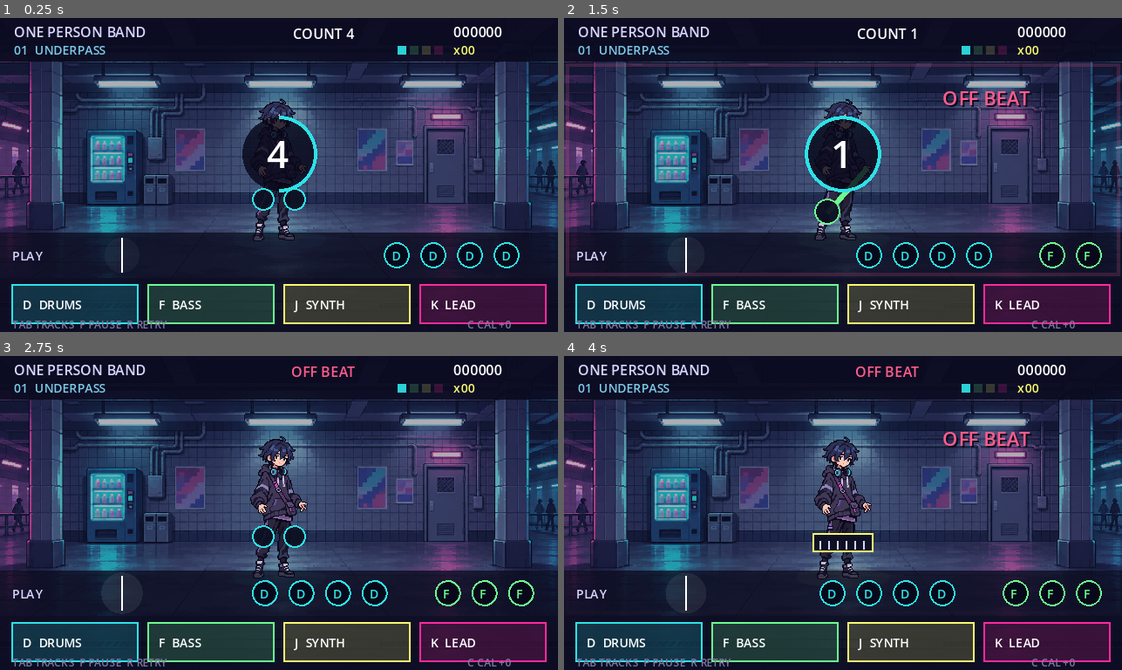
Above: before the commit, frames 1-4 (two rows, left to right).
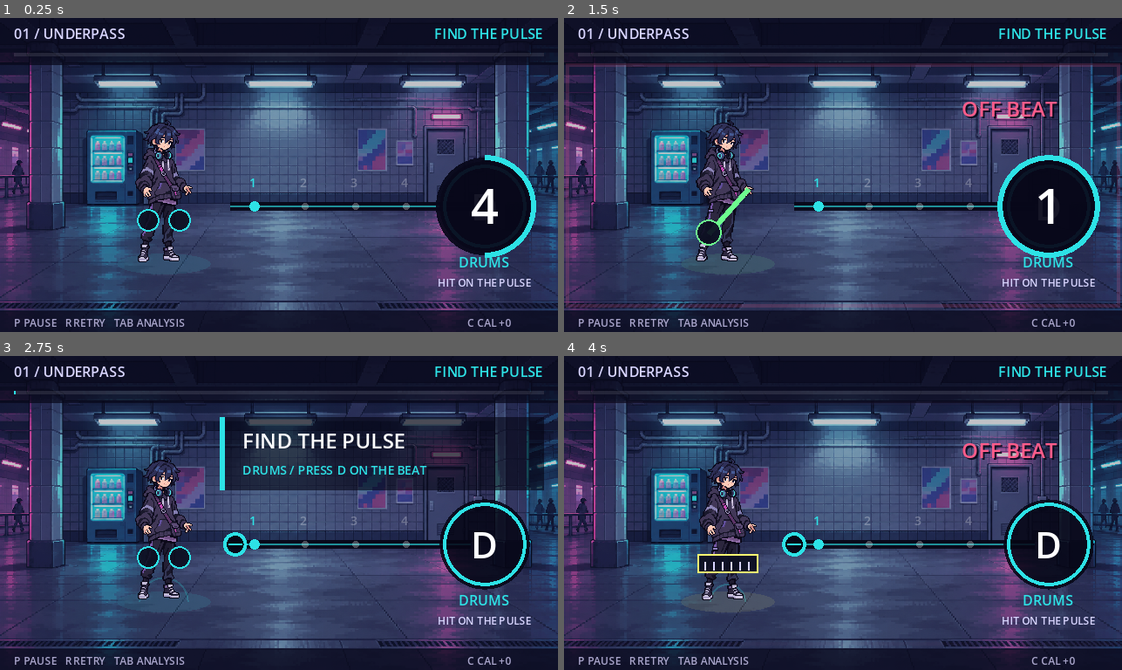
Above: after the commit, the same moments.

Repository: fatjiao/beatspell-game
Game: Godot game, scene res://scenes/prototype/prototype_stage.tscn
Two runs of this game, one before a commit and one after it. Both use one fixed random seed, a clock stepped at 60 frames per second and the inputs below. Sound files missing from this copy of the repository are replaced by a short silence.
Inputs:
- Up to frame 1 (0.25 s): no input
- Up to frame 2 (1.5 s): tap Enter (ui_accept) at 0.5 s; hold Enter (ui_accept) 0.53-1.28 s; tap F (instrument_bass) at 1.35 s
- Up to frame 3 (2.75 s): tap Enter (ui_accept) at 1.52, 1.55, 1.82, 2.3 s; hold D (instrument_drums) from 2.03 s (still down)
- Up to frame 4 (4 s): release D (instrument_drums) at 2.78 s; tap K (instrument_lead) at 2.85 s; tap Enter (ui_accept) at 3.02, 3.05, 3.32 s; hold Enter (ui_accept) from 3.53 s (still down); tap J (instrument_synth) at 3.6 s

The runs differ from the first frame. In frame 1, 40% of the frame differs, in the area x 0-100%, y 2-99%; in frame 2, 40%; in frame 3, 50%; in frame 4, 39%.

Commit message:
feat: redesign stage around a single rhythm focus

Diff:
--- /dev/null
+++ b/scripts/presentation/stage_director.gd
@@ -0,0 +1,54 @@
+extends RefCounted
+
+const SECTIONS := [
+	{
+		"id": "drums",
+		"start_ms": 0,
+		"instrument": "drums",
+		"key": "D",
+		"title": "FIND THE PULSE",
+		"instruction": "DRUMS / PRESS D ON THE BEAT",
+	},
+	{
+		"id": "bass",
+		"start_ms": 4000,
+		"instrument": "bass",
+		"key": "F",
+		"title": "ADD THE WEIGHT",
+		"instruction": "BASS / PRESS F ON THE BEAT",
+	},
+	{
+		"id": "synth",
+		"start_ms": 6500,
+		"instrument": "synth",
+		"key": "J",
+		"title": "LIGHT THE TUNNEL",
+		"instruction": "SYNTH / PRESS J ON THE BEAT",
+	},
+	{
+		"id": "lead",
+		"start_ms": 9000,
+		"instrument": "lead",
+		"key": "K",
+		"title": "CALL THE CROWD",
+		"instruction": "LEAD / PRESS K ON THE BEAT",
+	},
+	{
+		"id": "ensemble",
+		"start_ms": 12000,
+		"instrument": "ensemble",
+		"key": "",
+		"title": "ONE PERSON. FULL BAND.",
+		"instruction": "FOLLOW THE COLOR / FOLLOW THE KEY",
+	},
+]
+
+
+func section_at(time_ms: int) -> Dictionary:
+	var safe_time := maxi(0, time_ms)
+	var current: Dictionary = SECTIONS[0]
+	for section in SECTIONS:
+		if safe_time < int(section.start_ms):
+			break
+		current = section
+	return current
--- a/scripts/prototype/prototype_stage.gd
+++ b/scripts/prototype/prototype_stage.gd
@@ -3,6 +3,7 @@
 const ChartLoaderScript = preload("res://scripts/rhythm/chart_loader.gd")
 const RhythmJudgeScript = preload("res://scripts/rhythm/rhythm_judge.gd")
 const SettingsStore = preload("res://scripts/settings/settings_store.gd")
+const StageDirectorScript = preload("res://scripts/presentation/stage_director.gd")
 const SUBWAY_BACKGROUND: Texture2D = preload("res://assets/art/subway/subway_background.png")
 const LOOP_IDLE: Texture2D = preload("res://assets/art/loop/loop_idle.png")
 
@@ -59,6 +60,11 @@
 var _good_count := 0
 var _miss_count := 0
 var _bad_tap_count := 0
+var _director = StageDirectorScript.new()
+var _current_section_id := ""
+var _section_transition_until := 0
+var _glitch_until := 0
+var _hit_burst_until := 0
 
 
 func _ready() -> void:
@@ -87,6 +93,7 @@
 			- AudioServer.get_output_latency()
 		) * 1000.0))
 		_update_music_layers()
+	_update_stage_direction()
 	if not _finished:
 		_update_metronome()
 		_consume_expired_events()
@@ -148,6 +155,10 @@
 	_good_count = 0
 	_miss_count = 0
 	_bad_tap_count = 0
+	_current_section_id = ""
+	_section_transition_until = 0
+	_glitch_until = 0
+	_hit_burst_until = 0
 	for player in _music_players.values():
 		player.stop()
 		player.stream_paused = false
@@ -209,6 +220,22 @@
 	_feedback_text = text
 	_feedback_color = color
 	_feedback_until = Time.get_ticks_msec() + duration_ms
+	if text in ["MISS", "OFF BEAT"]:
+		_glitch_until = Time.get_ticks_msec() + 180
+	else:
+		_hit_burst_until = Time.get_ticks_msec() + 260
+
+
+func _update_stage_direction() -> void:
+	if _song_time_ms < 0:
+		return
+	var section: Dictionary = _director.section_at(_song_time_ms)
+	if section.id == _current_section_id:
+		return
+	_current_section_id = section.id
+	_section_transition_until = Time.get_ticks_msec() + (1050 if section.id == "drums" else 760)
+	if section.instrument != "ensemble":
+		_active_instrument = section.instrument
 
 
 func _toggle_pause() -> void:
@@ -341,34 +368,46 @@
 
 
 func _draw() -> void:
-	draw_texture_rect(SUBWAY_BACKGROUND, Rect2(Vector2.ZERO, size), false)
+	var background_rect := Rect2(Vector2.ZERO, size)
+	if Time.get_ticks_msec() < _glitch_until:
+		draw_texture_rect(SUBWAY_BACKGROUND, Rect2(-2, 0, size.x, size.y), false, Color(1.0, 0.15, 0.35, 0.45))
+		draw_texture_rect(SUBWAY_BACKGROUND, Rect2(2, 0, size.x, size.y), false, Color(0.10, 0.90, 1.0, 0.45))
+	draw_texture_rect(SUBWAY_BACKGROUND, background_rect, false)
 	_draw_environment_reactions()
 	_draw_loop_character()
+	if _finished:
+		_draw_result_overlay()
+		return
 	if _debug_tracks:
 		_draw_debug_tracks()
 	else:
-		_draw_stage_hud()
+		_draw_cinematic_stage()
 	_draw_feedback()
+	_draw_section_transition()
 	if _song_time_ms < 0 and not _paused:
 		_draw_count_in()
 	if _paused:
 		_draw_pause_overlay()
-	if _finished:
-		_draw_result_overlay()
 
 
 func _draw_environment_reactions() -> void:
 	var layer_count := _active_layer_count()
+	var section: Dictionary = _director.section_at(_song_time_ms)
 	if layer_count <= 1:
-		draw_rect(Rect2(Vector2.ZERO, size), Color(0.02, 0.03, 0.10, 0.32))
+		draw_rect(Rect2(Vector2.ZERO, size), Color(0.02, 0.03, 0.10, 0.24))
 	elif layer_count == 2:
-		draw_rect(Rect2(Vector2.ZERO, size), Color(0.00, 0.10, 0.14, 0.10))
+		draw_circle(Vector2(50, 93), 52.0, Color(0.30, 1.00, 0.55, 0.06))
 	elif layer_count == 3:
-		draw_circle(Vector2(160, 55), 68.0, Color(0.18, 0.70, 0.90, 0.07))
+		for beam_x in [84.0, 160.0, 236.0]:
+			var beam := PackedVector2Array([Vector2(beam_x - 15, 24), Vector2(beam_x + 15, 24), Vector2(beam_x + 34, 145), Vector2(beam_x - 34, 145)])
+			draw_colored_polygon(beam, Color(0.95, 0.95, 0.45, 0.035))
 	else:
-		draw_circle(Vector2(160, 68), 90.0, Color(1.00, 0.16, 0.62, 0.07))
-		draw_circle(Vector2(160, 68), 64.0, Color(0.18, 0.90, 0.95, 0.08))
+		draw_circle(Vector2(178, 72), 110.0, Color(1.00, 0.16, 0.62, 0.06))
+		draw_circle(Vector2(178, 72), 76.0, Color(0.18, 0.90, 0.95, 0.07))
 		_draw_passersby()
+	if section.id == "drums" and _song_time_ms >= 0:
+		var ripple := fmod(float(_song_time_ms), 500.0) / 500.0
+		draw_arc(Vector2(94, 141), 10.0 + ripple * 38.0, PI, TAU, 36, Color(0.18, 0.89, 0.90, (1.0 - ripple) * 0.24), 1.0)
 	if layer_count >= 3 and _song_time_ms >= 0:
 		for particle_index in 8:
 			var particle_x := fmod(float(particle_index * 47 + int(_song_time_ms / 28)), 336.0) - 8.0
@@ -402,11 +441,14 @@
 		tilt = -0.035 if _active_instrument in ["drums", "synth"] else 0.035
 	var glow: Color = COLORS[_active_instrument]
 	glow.a = 0.10 + float(_heat) / 1000.0
-	draw_ellipse_shadow(Vector2(160, 127), 27.0, 6.0, glow)
-	draw_set_transform(Vector2(160, 87 + bounce), tilt, Vector2.ONE)
+	var character_center := Vector2(94, 99 + bounce)
+	if Time.get_ticks_msec() < _glitch_until:
+		character_center.x += -2.0 if Time.get_ticks_msec() % 2 == 0 else 2.0
+	draw_ellipse_shadow(Vector2(94, 141), 27.0, 6.0, glow)
+	draw_set_transform(character_center, tilt, Vector2.ONE)
 	draw_texture_rect(LOOP_IDLE, Rect2(-28, -42, 56, 84), false)
 	draw_set_transform(Vector2.ZERO, 0.0, Vector2.ONE)
-	_draw_active_instrument(reacting, bounce)
+	_draw_active_instrument(reacting, character_center)
 
 
 func draw_ellipse_shadow(center: Vector2, radius_x: float, radius_y: float, color: Color) -> void:
@@ -417,85 +459,109 @@
 	draw_colored_polygon(points, color)
 
 
-func _draw_active_instrument(reacting: bool, bounce: float) -> void:
+func _draw_active_instrument(reacting: bool, center: Vector2) -> void:
 	var color: Color = COLORS[_active_instrument]
-	var y := 98.0 + bounce
 	match _active_instrument:
 		"drums":
-			draw_circle(Vector2(151, y + 6), 6.0, Color(0.05, 0.06, 0.13, 0.92))
-			draw_circle(Vector2(169, y + 6), 6.0, Color(0.05, 0.06, 0.13, 0.92))
-			draw_arc(Vector2(151, y + 6), 6.0, 0, TAU, 20, color, 1.0)
-			draw_arc(Vector2(169, y + 6), 6.0, 0, TAU, 20, color, 1.0)
+			draw_circle(center + Vector2(-9, 17), 6.0, Color(0.05, 0.06, 0.13, 0.92))
+			draw_circle(center + Vector2(9, 17), 6.0, Color(0.05, 0.06, 0.13, 0.92))
+			draw_arc(center + Vector2(-9, 17), 6.0, 0, TAU, 20, color, 1.0)
+			draw_arc(center + Vector2(9, 17), 6.0, 0, TAU, 20, color, 1.0)
 			if reacting:
-				draw_line(Vector2(150, y - 3), Vector2(146, y - 12), color, 1.0)
-				draw_line(Vector2(170, y - 3), Vector2(174, y - 12), color, 1.0)
+				draw_line(center + Vector2(-10, 8), center + Vector2(-14, -1), color, 1.0)
+				draw_line(center + Vector2(10, 8), center + Vector2(14, -1), color, 1.0)
 		"bass":
-			draw_line(Vector2(151, y + 14), Vector2(174, y - 12), color, 3.0)
-			draw_circle(Vector2(151, y + 13), 7.0, Color(0.05, 0.06, 0.13, 0.94))
-			draw_arc(Vector2(151, y + 13), 7.0, 0, TAU, 20, color, 1.0)
+			draw_line(center + Vector2(-9, 25), center + Vector2(14, -1), color, 3.0)
+			draw_circle(center + Vector2(-9, 24), 7.0, Color(0.05, 0.06, 0.13, 0.94))
+			draw_arc(center + Vector2(-9, 24), 7.0, 0, TAU, 20, color, 1.0)
 		"synth":
-			draw_rect(Rect2(143, y + 4, 34, 10), Color(0.05, 0.06, 0.13, 0.94))
-			draw_rect(Rect2(143, y + 4, 34, 10), color, false, 1.0)
-			for key_x in range(147, 176, 5):
-				draw_line(Vector2(key_x, y + 8), Vector2(key_x, y + 13), Color("d8d5ff"), 1.0)
+			var keyboard_rect := Rect2(center + Vector2(-17, 15), Vector2(34, 10))
+			draw_rect(keyboard_rect, Color(0.05, 0.06, 0.13, 0.94))
+			draw_rect(keyboard_rect, color, false, 1.0)
+			for key_x in range(-13, 16, 5):
+				draw_line(center + Vector2(key_x, 19), center + Vector2(key_x, 24), Color("d8d5ff"), 1.0)
 		"lead":
-			draw_line(Vector2(168, y - 7), Vector2(168, 124), color, 1.0)
-			draw_circle(Vector2(168, y - 9), 3.0, color)
-			draw_line(Vector2(162, 124), Vector2(174, 124), color, 1.0)
-
-
-func _draw_stage_hud() -> void:
+			draw_line(center + Vector2(8, 2), center + Vector2(8, 36), color, 1.0)
+			draw_circle(center + Vector2(8, 0), 3.0, color)
+			draw_line(center + Vector2(2, 36), center + Vector2(14, 36), color, 1.0)
+
+
+func _draw_cinematic_stage() -> void:
 	var font := ThemeDB.fallback_font
-	draw_rect(Rect2(0, 0, size.x, 25), Color(0.04, 0.04, 0.12, 0.88))
-	draw_string(font, Vector2(8, 11), "ONE PERSON BAND", HORIZONTAL_ALIGNMENT_LEFT, -1, 8, Color("d8d5ff"))
-	draw_string(font, Vector2(8, 21), "01  UNDERPASS", HORIZONTAL_ALIGNMENT_LEFT, -1, 7, Color("7dcae8"))
-	draw_string(font, Vector2(130, 12), _status, HORIZONTAL_ALIGNMENT_CENTER, 112, 8, _status_color)
-	draw_string(font, Vector2(260, 11), "%06d" % _score, HORIZONTAL_ALIGNMENT_LEFT, -1, 8, Color.WHITE)
-	draw_string(font, Vector2(260, 21), "x%02d" % _combo, HORIZONTAL_ALIGNMENT_LEFT, -1, 7, Color("f9f871"))
-	for layer_index in INSTRUMENTS.size():
-		var layer_instrument: String = INSTRUMENTS[layer_index]
-		var layer_color: Color = COLORS[layer_instrument]
-		layer_color.a = 0.92 if layer_index < _active_layer_count() else 0.18
-		draw_rect(Rect2(228 + layer_index * 7, 16, 5, 5), layer_color)
-
-	_draw_compact_note_ribbon(font)
-	draw_rect(Rect2(0, 149, 320, 31), Color(0.04, 0.04, 0.12, 0.88))
-	var now := Time.get_ticks_msec()
+	var section: Dictionary = _director.section_at(_song_time_ms)
+	var focus_instrument := _focus_instrument(section)
+	var focus_color: Color = COLORS[focus_instrument]
+	var focus_key: String = KEY_LABELS[focus_instrument]
+
+	draw_rect(Rect2(0, 0, 320, 27), Color(0.03, 0.03, 0.10, 0.72))
+	draw_string(font, Vector2(8, 12), "01 / UNDERPASS", HORIZONTAL_ALIGNMENT_LEFT, -1, 8, Color("d8d5ff"))
+	draw_string(font, Vector2(148, 12), section.title, HORIZONTAL_ALIGNMENT_RIGHT, 164, 8, focus_color)
+	var progress := clampf(float(maxi(0, _song_time_ms)) / float(maxi(1, int(_chart.get("duration_ms", 1)))), 0.0, 1.0)
+	draw_rect(Rect2(8, 20, 304, 2), Color(1, 1, 1, 0.10))
+	draw_rect(Rect2(8, 20, 304.0 * progress, 2), focus_color)
+
+	_draw_pulse_rail(font, focus_instrument, focus_key, focus_color)
+	draw_rect(Rect2(0, 168, 320, 12), Color(0.03, 0.03, 0.10, 0.68))
+	draw_string(font, Vector2(8, 177), "P PAUSE   R RETRY   TAB ANALYSIS", HORIZONTAL_ALIGNMENT_LEFT, -1, 6, Color("aaa6cc"))
+	draw_string(font, Vector2(268, 177), "C CAL %+d" % _audio_offset_ms, HORIZONTAL_ALIGNMENT_LEFT, -1, 6, Color("aaa6cc"))
+
+
+func _draw_pulse_rail(font: Font, instrument: String, key: String, color: Color) -> void:
+	var rail_start := Vector2(132, 108)
+	var rail_end := Vector2(270, 108)
+	draw_line(rail_start, rail_end, Color(0.02, 0.02, 0.08, 0.90), 5.0)
+	draw_line(rail_start, rail_end, Color(color, 0.62), 1.0)
+
+	var beat_length_ms := 500.0
+	if not _chart.is_empty():
+		beat_length_ms = 60000.0 / float(_chart.bpm)
+	var beat_index := 0
+	if _song_time_ms >= 0:
+		beat_index = int(floor(float(_song_time_ms) / beat_length_ms)) % 4
+	for index in 4:
+		var marker_x := 146.0 + float(index) * 29.0
+		var marker_color := color if index == beat_index else Color(1, 1, 1, 0.28)
+		draw_circle(Vector2(marker_x, 108), 3.0 if index == beat_index else 2.0, marker_color)
+		draw_string(font, Vector2(marker_x - 3, 97), str(index + 1), HORIZONTAL_ALIGNMENT_LEFT, -1, 7, marker_color)
+
 	var next_event = _next_pending_event()
-	for pad_index in INSTRUMENTS.size():
-		var instrument: String = INSTRUMENTS[pad_index]
-		var pad_rect := Rect2(7 + pad_index * 78, 153, 72, 22)
-		var active := int(_pad_flash_until.get(instrument, 0)) > now
-		var upcoming := false
-		if next_event != null:
-			upcoming = next_event.instrument == instrument and next_event.time_ms - _song_time_ms <= 1400
-		var pad_color: Color = COLORS[instrument]
-		pad_color.a = 0.78 if active else (0.34 if upcoming else 0.18)
-		draw_rect(pad_rect, pad_color)
-		draw_rect(pad_rect, COLORS[instrument], false, 2.0 if upcoming else 1.0)
-		draw_string(font, Vector2(pad_rect.position.x + 6, 167), "%s  %s" % [KEY_LABELS[instrument], DISPLAY_NAMES[instrument]], HORIZONTAL_ALIGNMENT_LEFT, -1, 7, Color.WHITE)
-	draw_string(font, Vector2(7, 178), "TAB TRACKS  P PAUSE  R RETRY", HORIZONTAL_ALIGNMENT_LEFT, -1, 6, Color("7d789f"))
-	draw_string(font, Vector2(268, 178), "C CAL %+d" % _audio_offset_ms, HORIZONTAL_ALIGNMENT_LEFT, -1, 6, Color("7d789f"))
-
-
-func _draw_compact_note_ribbon(font: Font) -> void:
-	draw_rect(Rect2(0, 123, 320, 26), Color(0.03, 0.03, 0.10, 0.72))
-	var hit_x := 70.0
-	var pulse := 0.5 + 0.5 * sin(float(Time.get_ticks_msec()) / 90.0)
-	draw_circle(Vector2(hit_x, 136), 10.0 + pulse * 2.0, Color(1, 1, 1, 0.04 + pulse * 0.04))
-	draw_line(Vector2(hit_x, 126), Vector2(hit_x, 146), Color.WHITE, 1.0)
-	draw_string(font, Vector2(7, 139), "PLAY", HORIZONTAL_ALIGNMENT_LEFT, -1, 7, Color("d8d5ff"))
-	for chart_event in _events:
-		if chart_event.consumed:
-			continue
-		var delta_ms: int = chart_event.time_ms - _song_time_ms
-		if delta_ms < -200 or delta_ms > 5600:
-			continue
-		var event_x := hit_x + (float(delta_ms) / 1000.0) * 42.0
-		var event_color: Color = COLORS[chart_event.instrument]
-		draw_circle(Vector2(event_x, 136), 7.0, Color(0.03, 0.03, 0.10, 0.94))
-		draw_arc(Vector2(event_x, 136), 7.0, 0, TAU, 20, event_color, 1.0)
-		draw_string(font, Vector2(event_x - 3, 139), KEY_LABELS[chart_event.instrument], HORIZONTAL_ALIGNMENT_LEFT, -1, 7, event_color)
+	if next_event != null:
+		var delta_ms: int = next_event.time_ms - _song_time_ms
+		if delta_ms <= 2100:
+			var travel := clampf(1.0 - float(delta_ms) / 2000.0, 0.0, 1.0)
+			var pulse_x := lerpf(rail_start.x, rail_end.x - 24.0, travel)
+			var pulse_color: Color = COLORS[next_event.instrument]
+			draw_circle(Vector2(pulse_x, rail_start.y), 6.0, Color(0.02, 0.02, 0.08, 0.95))
+			draw_arc(Vector2(pulse_x, rail_start.y), 6.0, 0, TAU, 20, pulse_color, 2.0)
+			draw_line(Vector2(pulse_x - 4, rail_start.y), Vector2(pulse_x + 4, rail_start.y), pulse_color, 1.0)
+
+	var target_center := Vector2(278, 108)
+	var target_pulse := 0.5 + 0.5 * sin(float(Time.get_ticks_msec()) / 100.0)
+	draw_circle(target_center, 24.0 + target_pulse * 2.0, Color(0.02, 0.02, 0.08, 0.86))
+	draw_arc(target_center, 23.0, 0, TAU, 32, color, 2.0)
+	draw_string(font, Vector2(263, 116), key, HORIZONTAL_ALIGNMENT_CENTER, 30, 21, Color.WHITE)
+	draw_string(font, Vector2(246, 143), DISPLAY_NAMES[instrument], HORIZONTAL_ALIGNMENT_CENTER, 64, 8, color)
+	draw_string(font, Vector2(231, 154), "HIT ON THE PULSE", HORIZONTAL_ALIGNMENT_CENTER, 94, 6, Color("d8d5ff"))
+
+	if Time.get_ticks_msec() < _hit_burst_until:
+		var life := clampf(float(_hit_burst_until - Time.get_ticks_msec()) / 260.0, 0.0, 1.0)
+		var burst_color := color
+		burst_color.a = life * 0.70
+		draw_arc(target_center, 25.0 + (1.0 - life) * 24.0, 0, TAU, 40, burst_color, 2.0)
+		for ray_index in 8:
+			var ray_angle := TAU * float(ray_index) / 8.0
+			var ray_from := target_center + Vector2.from_angle(ray_angle) * 28.0
+			var ray_to := target_center + Vector2.from_angle(ray_angle) * (32.0 + (1.0 - life) * 12.0)
+			draw_line(ray_from, ray_to, burst_color, 1.0)
+
+
+func _focus_instrument(section: Dictionary) -> String:
+	var next_event = _next_pending_event()
+	if next_event != null:
+		return next_event.instrument
+	if section.instrument != "ensemble":
+		return section.instrument
+	return _active_instrument
 
 
 func _next_pending_event():
@@ -510,21 +576,40 @@
 		return
 	var font := ThemeDB.fallback_font
 	var remaining := float(_feedback_until - Time.get_ticks_msec()) / 420.0
-	var pop_y := 52.0 - minf(1.0, remaining) * 3.0
+	var pop_y := 59.0 - minf(1.0, remaining) * 4.0
 	var shadow := Color(0.02, 0.02, 0.08, 0.85)
-	draw_string(font, Vector2(190, pop_y + 1), _feedback_text, HORIZONTAL_ALIGNMENT_CENTER, 108, 11, shadow)
-	draw_string(font, Vector2(189, pop_y), _feedback_text, HORIZONTAL_ALIGNMENT_CENTER, 108, 11, _feedback_color)
+	draw_string(font, Vector2(205, pop_y + 1), _feedback_text, HORIZONTAL_ALIGNMENT_CENTER, 104, 12, shadow)
+	draw_string(font, Vector2(204, pop_y), _feedback_text, HORIZONTAL_ALIGNMENT_CENTER, 104, 12, _feedback_color)
 	var border_color := _feedback_color
 	border_color.a = clampf(remaining * 0.25, 0.0, 0.25)
-	draw_rect(Rect2(2, 27, 316, 120), border_color, false, 2.0)
+	draw_rect(Rect2(2, 27, 316, 138), border_color, false, 2.0)
+
+
+func _draw_section_transition() -> void:
+	if _debug_tracks or _finished or _current_section_id.is_empty():
+		return
+	var now := Time.get_ticks_msec()
+	if now >= _section_transition_until:
+		return
+	var section: Dictionary = _director.section_at(_song_time_ms)
+	var instrument: String = _focus_instrument(section)
+	var color: Color = COLORS[instrument]
+	var remaining := clampf(float(_section_transition_until - now) / 760.0, 0.0, 1.0)
+	var panel_alpha := minf(0.88, remaining * 1.6)
+	draw_rect(Rect2(126, 35, 186, 42), Color(0.02, 0.02, 0.08, panel_alpha))
+	draw_rect(Rect2(126, 35, 3, 42), color)
+	var font := ThemeDB.fallback_font
+	draw_string(font, Vector2(139, 53), section.title, HORIZONTAL_ALIGNMENT_LEFT, -1, 12, Color.WHITE)
+	draw_string(font, Vector2(139, 68), section.instruction, HORIZONTAL_ALIGNMENT_LEFT, -1, 7, color)
 
 
 func _draw_count_in() -> void:
 	var font := ThemeDB.fallback_font
 	var count := clampi(int(ceil(float(-_song_time_ms) / 500.0)), 1, 4)
-	draw_circle(Vector2(160, 78), 21.0, Color(0.03, 0.03, 0.10, 0.82))
-	draw_arc(Vector2(160, 78), 21.0, -PI / 2.0, -PI / 2.0 + TAU * (1.0 - fmod(float(-_song_time_ms), 500.0) / 500.0), 28, Color("2de2e6"), 2.0)
-	draw_string(font, Vector2(146, 86), str(count), HORIZONTAL_ALIGNMENT_CENTER, 28, 22, Color.WHITE)
+	var center := Vector2(278, 108)
+	draw_circle(center, 28.0, Color(0.03, 0.03, 0.10, 0.94))
+	draw_arc(center, 28.0, -PI / 2.0, -PI / 2.0 + TAU * (1.0 - fmod(float(-_song_time_ms), 500.0) / 500.0), 32, Color("2de2e6"), 3.0)
+	draw_string(font, Vector2(259, 118), str(count), HORIZONTAL_ALIGNMENT_CENTER, 38, 28, Color.WHITE)
 
 
 func _draw_pause_overlay() -> void:
--- a/tests/capture_feedback_preview.gd
+++ b/tests/capture_feedback_preview.gd
@@ -10,7 +10,21 @@
 	var stage = load("res://scenes/prototype/prototype_stage.tscn").instantiate()
 	root.add_child(stage)
 	await create_timer(3.1).timeout
-	if not _save_view("res://build/gameplay-feedback-preview.png"):
+	if not _save_view("res://build/single-focus-preview.png"):
+		quit(1)
+		return
+
+	stage.set_process(false)
+	stage.set("_song_time_ms", 12050)
+	stage.set("_current_section_id", "ensemble")
+	stage.set("_section_transition_until", 0)
+	for chart_event in stage.get("_events"):
+		if chart_event.time_ms < 12000:
+			chart_event.consumed = true
+	stage.queue_redraw()
+	await process_frame
+	await process_frame
+	if not _save_view("res://build/ensemble-focus-preview.png"):
 		quit(1)
 		return
 
--- a/tests/run_tests.gd
+++ b/tests/run_tests.gd
@@ -9,6 +9,7 @@
 		{"name": "calibration", "script": preload("res://tests/test_calibration.gd")},
 		{"name": "audio_assets", "script": preload("res://tests/test_audio_assets.gd")},
 		{"name": "result_scoring", "script": preload("res://tests/test_result_scoring.gd")},
+		{"name": "stage_director", "script": preload("res://tests/test_stage_director.gd")},
 	]
 	var failure_count := 0
 	for suite in suites:
--- /dev/null
+++ b/tests/test_stage_director.gd
@@ -0,0 +1,29 @@
+extends RefCounted
+
+const StageDirector = preload("res://scripts/presentation/stage_director.gd")
+
+
+func run() -> Array[String]:
+	var failures: Array[String] = []
+	var director = StageDirector.new()
+	_expect_section(failures, director, 0, "drums", "D")
+	_expect_section(failures, director, 3999, "drums", "D")
+	_expect_section(failures, director, 4000, "bass", "F")
+	_expect_section(failures, director, 6500, "synth", "J")
+	_expect_section(failures, director, 9000, "lead", "K")
+	_expect_section(failures, director, 12000, "ensemble", "")
+	return failures
+
+
+func _expect_section(
+	_failures: Array[String],
+	director: RefCounted,
+	time_ms: int,
+	expected_id: String,
+	expected_key: String
+) -> void:
+	var section: Dictionary = director.section_at(time_ms)
+	if section.id != expected_id:
+		_failures.append("section at %d ms: expected %s, got %s" % [time_ms, expected_id, section.id])
+	if section.key != expected_key:
+		_failures.append("key at %d ms: expected %s, got %s" % [time_ms, expected_key, section.key])
Not shown, added: scripts/presentation/stage_director.gd.uid
Not shown, added: tests/test_stage_director.gd.uid
Not shown, added: docs/plans/2026-11-05-single-focus-stage-design.md
Not shown, added: docs/plans/2026-11-05-single-focus-stage-implementation.md
